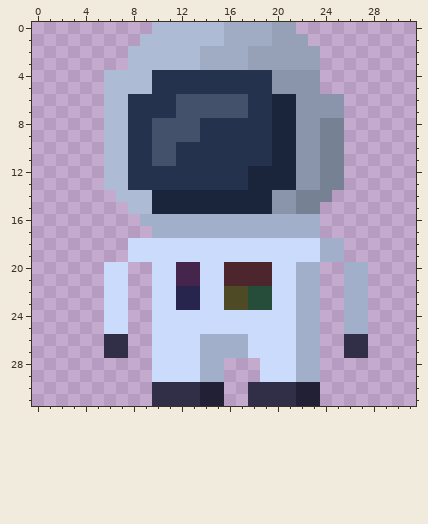
Two states of a pixel-art sprite, assets/skins/character.png. The first picture shows the starting point.
The file is 32x32 pixels.
And afterwards:
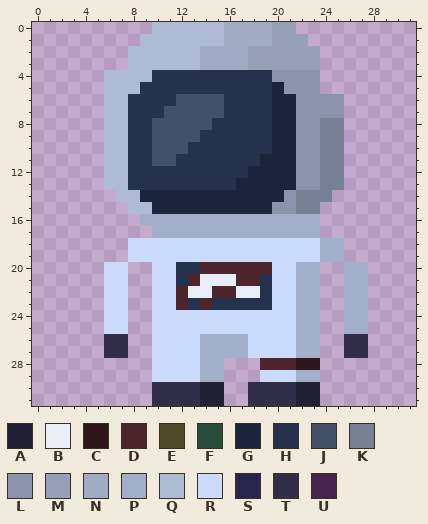
Palette (. is transparent): A #222034  B #e8eef6  C #2d1519  D #4d252c  E #4d4a25  F #254d3a  G #1a253b  H #25324d  J #44516b  K #778194  L #8a95ac  M #96a1b8  N #a0acc4  P #a2afca  Q #aebbd5  R #cbdbfc  S #27254d  T #312e47  U #46254d
Diff:
y 5: x 9 Q -> H; x 20 L -> G
y 6: x 16..17 JJ -> HH
y 7: x 11 H -> J; x 16..17 JJ -> HH
y 8: x 14 H -> J
y 10: x 12 H -> J
y 11: x 19 H -> G
y 13: x 17 H -> G
y 14: x 9 Q -> G; x 20 L -> G
y 20: x 12..15 UURR -> HHDD
y 21: x 12..16 UURRD -> HDBBB; x 19 D -> H
y 22: x 12..19 SSRREEFF -> DBBDDBBH
y 23: x 12..19 SSRREEFF -> DHDHHHHH
y 28: x 19..23 RRRPP -> DDDCC
Changed places in both pictures, as pixel boxes (x1, y1, x2, y2):
changed: (140, 82, 284, 202)
changed: (176, 262, 272, 310)
changed: (260, 358, 320, 370)
